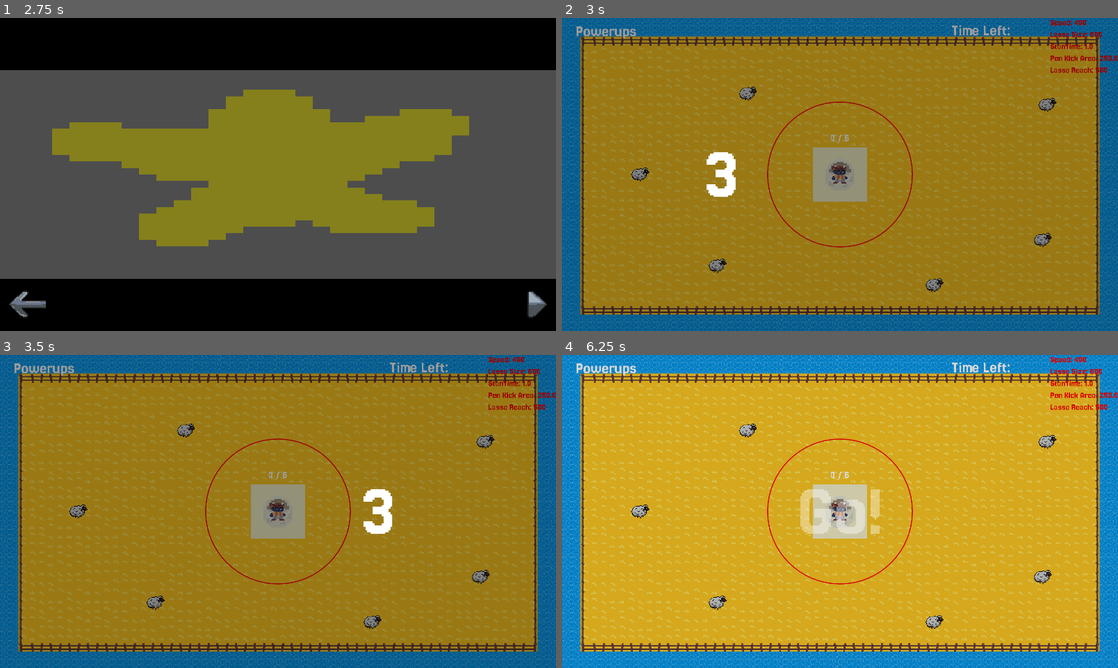
Above: before the commit, frames 1-4 (two rows, left to right).
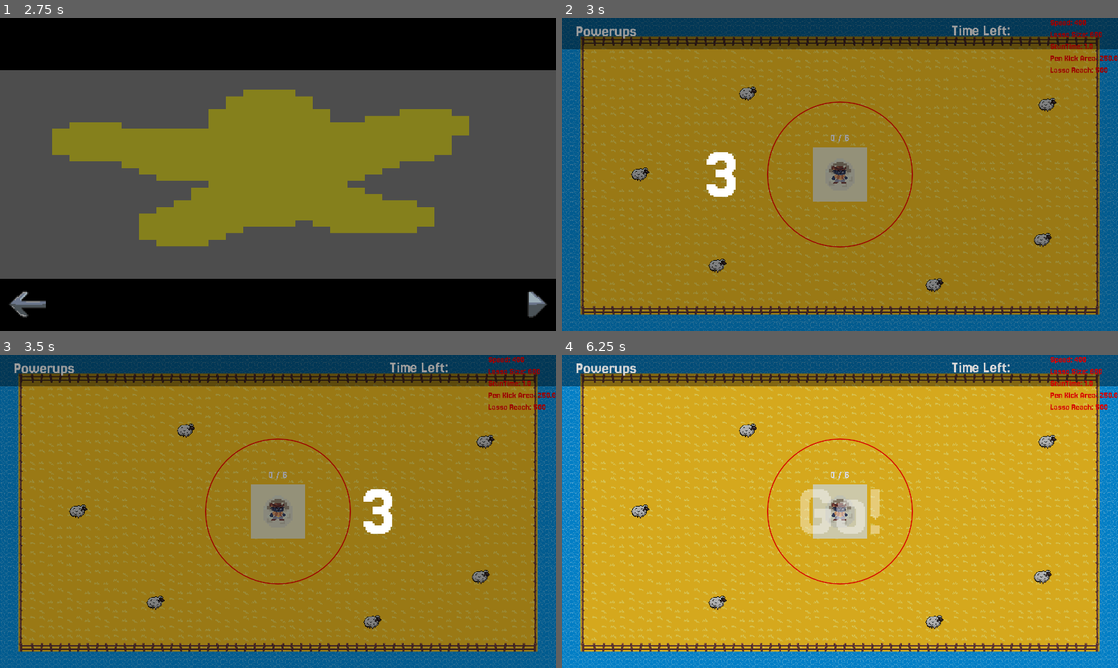
Above: after the commit, the same moments.

Repository: kinghos/GMTK-Game-Jam-2025
Game: Godot game, scene res://scenes/ui/menus/title_screen.tscn
Same seed, same stepped clock (60 frames per second), same inputs: the game is played once before the commit and once after it.
Inputs (mouse positions are in pixels of both pictures, inside the frame that each line leads up to):
- Up to frame 1 (2.75 s): click "PLAY" at 0.5 s; click (528, 305) at 1.25 s; click (528, 305) at 2 s
- Up to frame 2 (3 s): click (1095, 309) at 2.75 s
- Up to frame 3 (3.5 s): no input
- Up to frame 4 (6.25 s): move the mouse to (962, 495) at 3.52 s; hold Right (Right) 3.53-4.28 s; hold Space (Kick) 3.53-4.28 s; click (962, 495) at 3.67 s; move the mouse to (728, 527) at 4.27 s; hold S (Down) 4.28-5.03 s; tap Space (Kick) at 4.35, 5.85 s; move the mouse to (895, 442) at 5.02 s; hold Right (Right) 5.03-5.78 s; hold Space (Kick) 5.03-5.78 s; move the mouse to (812, 574) at 5.77 s; hold Up (Up) from 5.78 s (still down); click (812, 574) at 5.92 s

Frame 1 is identical in both runs. In frame 2, 9.1% of the frame differs, in the area x 0-100%, y 0-10%; in frame 3, 9.1%; in frame 4, 9.6%.

Commit message:
Improved HUD, pen warnings

Diff:
--- a/scenes/animals/pen.gd
+++ b/scenes/animals/pen.gd
@@ -2,11 +2,16 @@
 class_name Pen
 
 var is_mouse_over: bool = false
+var play_tick: bool = false
+var has_been_ticked: bool = false
 
 var animals_in_kick_area: Array[BaseAnimal]
 var animals_in_pen_enclosure: Array[BaseAnimal]
 @onready var animals_count_label: Label = $AnimalsCount
 @onready var animal_icon: TextureRect = $PenEnclosure/AnimalIcon
+@onready var animation_player: AnimationPlayer = $AnimationPlayer
+@onready var cross: Sprite2D = $Cross
+@onready var tick: Sprite2D = $Tick
 
 @export var max_animals: int
 @export_enum("Sheep", "Cow", "Chicken") var animal_type: String
@@ -22,6 +27,7 @@
 
 func _ready() -> void:
 	animal_icon.texture = ANIMAL_ICONS[animal_type]
+	tick.hide()
 
 func is_full() -> bool:
 	return len(animals_in_pen_enclosure) >= max_animals
@@ -33,6 +39,10 @@
 			correct_animal_count += 1
 	animals_count_label.text = str(correct_animal_count) + " / " + str(max_animals)
 	$KickArea/CollisionShape2D.shape.set_radius(Globals.pen_kick_area)
+	if play_tick and not has_been_ticked:
+		has_been_ticked = true
+		animation_player.play("tick")
+
 
 func _on_kick_area_body_entered(body: Node2D) -> void:
 	if body is BaseAnimal and body.type == animal_type:
@@ -50,7 +60,11 @@
 		body.in_pen = true
 		if body.type != animal_type:
 			body.in_wrong_pen = true
+			animation_player.play("cross")
 			body.kick()
+			await animation_player.animation_finished
+			animation_player.play_backwards("cross")
+			cross.hide()
 
 func _on_pen_enclosure_body_exited(body: Node2D) -> void:
 	if body is BaseAnimal:
--- a/scenes/animals/pen.tscn
+++ b/scenes/animals/pen.tscn
@@ -1,7 +1,9 @@
-[gd_scene load_steps=6 format=3 uid="uid://di53xit540gqa"]
+[gd_scene load_steps=12 format=3 uid="uid://di53xit540gqa"]
 
 [ext_resource type="Script" uid="uid://bablyi76071k6" path="res://scenes/animals/pen.gd" id="1_ngeja"]
 [ext_resource type="Theme" uid="uid://cqid6eqdw6f54" path="res://scenes/ui/ui.tres" id="2_spjee"]
+[ext_resource type="Texture2D" uid="uid://beabds00q2sq8" path="res://assets/graphics/misc/tick.png" id="3_y77hr"]
+[ext_resource type="Texture2D" uid="uid://fwm1ni6s50mq" path="res://assets/graphics/misc/cross.png" id="4_bsgl4"]
 
 [sub_resource type="RectangleShape2D" id="RectangleShape2D_lpxs5"]
 size = Vector2(166, 166)
@@ -11,6 +13,98 @@
 
 [sub_resource type="CircleShape2D" id="CircleShape2D_lpxs5"]
 radius = 250.0
+
+[sub_resource type="Animation" id="Animation_dxn25"]
+resource_name = "cross"
+length = 0.5
+step = 0.5
+tracks/0/type = "value"
+tracks/0/imported = false
+tracks/0/enabled = true
+tracks/0/path = NodePath("Cross:visible")
+tracks/0/interp = 1
+tracks/0/loop_wrap = true
+tracks/0/keys = {
+"times": PackedFloat32Array(0),
+"transitions": PackedFloat32Array(1),
+"update": 1,
+"values": [true]
+}
+tracks/1/type = "value"
+tracks/1/imported = false
+tracks/1/enabled = true
+tracks/1/path = NodePath("Cross:modulate")
+tracks/1/interp = 2
+tracks/1/loop_wrap = true
+tracks/1/keys = {
+"times": PackedFloat32Array(0, 0.5),
+"transitions": PackedFloat32Array(1, 1),
+"update": 0,
+"values": [Color(1, 1, 1, 0), Color(1, 1, 1, 1)]
+}
+
+[sub_resource type="Animation" id="Animation_c34k1"]
+length = 0.001
+tracks/0/type = "value"
+tracks/0/imported = false
+tracks/0/enabled = true
+tracks/0/path = NodePath("Cross:visible")
+tracks/0/interp = 1
+tracks/0/loop_wrap = true
+tracks/0/keys = {
+"times": PackedFloat32Array(0),
+"transitions": PackedFloat32Array(1),
+"update": 1,
+"values": [false]
+}
+tracks/1/type = "value"
+tracks/1/imported = false
+tracks/1/enabled = true
+tracks/1/path = NodePath("Cross:modulate")
+tracks/1/interp = 1
+tracks/1/loop_wrap = true
+tracks/1/keys = {
+"times": PackedFloat32Array(0),
+"transitions": PackedFloat32Array(1),
+"update": 0,
+"values": [Color(1, 1, 1, 1)]
+}
+
+[sub_resource type="Animation" id="Animation_ichob"]
+resource_name = "tick"
+length = 0.5
+step = 0.5
+tracks/0/type = "value"
+tracks/0/imported = false
+tracks/0/enabled = true
+tracks/0/path = NodePath("Tick:visible")
+tracks/0/interp = 1
+tracks/0/loop_wrap = true
+tracks/0/keys = {
+"times": PackedFloat32Array(0),
+"transitions": PackedFloat32Array(1),
+"update": 1,
+"values": [true]
+}
+tracks/1/type = "value"
+tracks/1/imported = false
+tracks/1/enabled = true
+tracks/1/path = NodePath("Tick:modulate")
+tracks/1/interp = 2
+tracks/1/loop_wrap = true
+tracks/1/keys = {
+"times": PackedFloat32Array(0, 0.5),
+"transitions": PackedFloat32Array(1, 1),
+"update": 0,
+"values": [Color(1, 1, 1, 0), Color(1, 1, 1, 1)]
+}
+
+[sub_resource type="AnimationLibrary" id="AnimationLibrary_2tby2"]
+_data = {
+&"RESET": SubResource("Animation_c34k1"),
+&"cross": SubResource("Animation_dxn25"),
+&"tick": SubResource("Animation_ichob")
+}
 
 [node name="Pen" type="Node2D" groups=["Pens"]]
 z_index = -1
@@ -95,6 +189,20 @@
 text = "0 / 6"
 horizontal_alignment = 1
 
+[node name="AnimationPlayer" type="AnimationPlayer" parent="."]
+libraries = {
+&"": SubResource("AnimationLibrary_2tby2")
+}
+
+[node name="Tick" type="Sprite2D" parent="."]
+scale = Vector2(5.1875, 5.1875)
+texture = ExtResource("3_y77hr")
+
+[node name="Cross" type="Sprite2D" parent="."]
+visible = false
+scale = Vector2(5.1875, 5.1875)
+texture = ExtResource("4_bsgl4")
+
 [connection signal="body_entered" from="PenEnclosure" to="." method="_on_pen_enclosure_body_entered"]
 [connection signal="body_exited" from="PenEnclosure" to="." method="_on_pen_enclosure_body_exited"]
 [connection signal="mouse_entered" from="PenEnclosure" to="." method="_on_pen_enclosure_mouse_entered"]
--- a/scenes/levels/level.gd
+++ b/scenes/levels/level.gd
@@ -24,6 +24,8 @@
 	for pen: Pen in get_tree().get_nodes_in_group("Pens"):
 		if !pen.is_full():
 			return
+		pen.play_tick = true
+
 	Globals.prevent_pause = true
 	change_to_next_level()
 
--- a/scenes/ui/gameplay/hud.tscn
+++ b/scenes/ui/gameplay/hud.tscn
@@ -15,6 +15,14 @@
 grow_vertical = 2
 mouse_filter = 1
 theme = ExtResource("1_0mwgc")
+
+[node name="ColorRect" type="ColorRect" parent="Control"]
+layout_mode = 1
+anchors_preset = 10
+anchor_right = 1.0
+offset_bottom = 108.0
+grow_horizontal = 2
+color = Color(0, 0, 0, 0.392157)
 
 [node name="PowerupContainer" type="HBoxContainer" parent="Control"]
 layout_mode = 1
Binary file added: assets/graphics/misc/cross.png
Not shown, added: assets/graphics/misc/cross.png.import
Binary file added: assets/graphics/misc/tick.png
Not shown, added: assets/graphics/misc/tick.png.import
